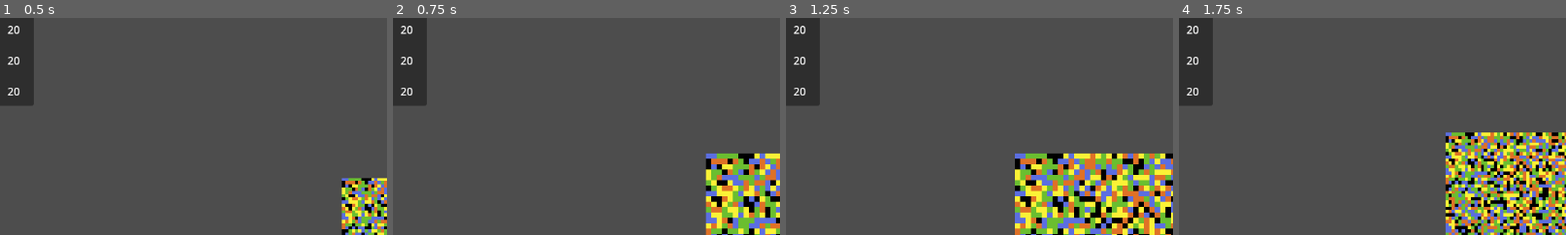
Above: before the commit, frames 1-4 (left to right).
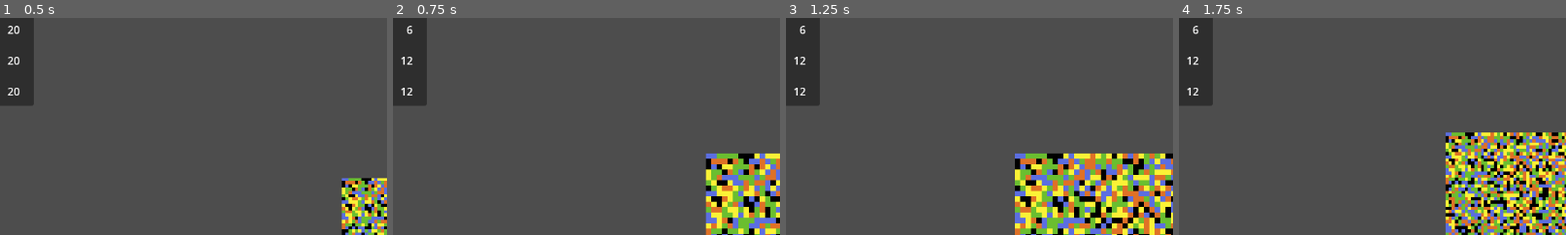
Above: after the commit, the same moments.

Repository: ThreeCoffees/cassini-hackathon
Game: Godot game, scene res://test_scenes/leon/tilemap_gen_test.tscn
Two runs of this game, one before a commit and one after it. Both use one fixed random seed, a clock stepped at 60 frames per second and the inputs below. The project has no main scene, so this scene is started directly.
Inputs (mouse positions are % of the whole screen's width and height, from its top left):
- Up to frame 1 (0.5 s): no input
- Up to frame 2 (0.75 s): tap Enter at 0.5 s; move the mouse to (72, 45) at 0.52 s; hold D (right) from 0.53 s (still down); hold Mouse wheel up (zoom_in) from 0.53 s (still down); click (72, 45) at 0.67 s
- Up to frame 3 (1.25 s): keep holding D (right); keep holding Mouse wheel up (zoom_in)
- Up to frame 4 (1.75 s): move the mouse to (30, 55) at 1.27 s; release D (right) at 1.28 s; release Mouse wheel up (zoom_in) at 1.28 s; hold S (down) from 1.28 s (still down); tap Mouse wheel down (zoom_out) at 1.35 s
The pictures show only the part of the screen within x 7-57%, y 5-55%; the shares and areas given below are measured in that part.

Frame 1 is identical in both runs. In frame 2, 0.2% of the frame differs, in the area x 2-6%, y 3-36%; in frame 3, 0.2%; in frame 4, 0.2%.

Commit message:
Display population, food and energy in the ui

Diff:
--- a/scenes/ui/city_inspector.tscn
+++ b/scenes/ui/city_inspector.tscn
@@ -5,12 +5,14 @@
 [ext_resource type="Texture2D" uid="uid://d30ok1yq322oo" path="res://assets/icons/wheat.png" id="3_nbyyj"]
 [ext_resource type="Texture2D" uid="uid://b32e3x6esqrwi" path="res://assets/icons/tree.png" id="4_wij3p"]
 
-[node name="CityInspector" type="Control" node_paths=PackedStringArray("city_label", "properties_container")]
+[node name="CityInspector" type="Control" node_paths=PackedStringArray("city_label", "population_info", "food_info", "energy_info")]
 layout_mode = 3
 anchors_preset = 0
 script = ExtResource("1_jo5e0")
 city_label = NodePath("VBoxContainer/CityHeader/MarginContainer/Label")
-properties_container = NodePath("VBoxContainer/Properties/VBoxContainer")
+population_info = NodePath("VBoxContainer/Properties/VBoxContainer/PopulationInfo")
+food_info = NodePath("VBoxContainer/Properties/VBoxContainer/FoodInfo")
+energy_info = NodePath("VBoxContainer/Properties/VBoxContainer/EnergyInfo")
 
 [node name="VBoxContainer" type="VBoxContainer" parent="."]
 layout_mode = 0
--- a/scripts/autoloads/city_manager.gd
+++ b/scripts/autoloads/city_manager.gd
@@ -26,7 +26,6 @@
 		if _city_tile_faction.get(cell_coords) == -1:
 			var faction: Faction = Faction.new()
 			_flood_fill(cell_coords, faction)
-			print(faction.id)
 			_faction_infos.append(faction)
 
 
--- a/scripts/factions/faction.gd
+++ b/scripts/factions/faction.gd
@@ -26,6 +26,9 @@
 	food_requirement = population * food_multiplier
 	energy_requirement = population * energy_multiplier
 
+func print():
+	print("Faction %d: no_city_tiles: %d, no_worked_tiles: %d, population: %d, food: %d, energy: %d" % [id , city_tiles.size() , worked_tiles.size() , population , food_requirement , energy_requirement])
+
 func _init():
 	id = faction_count
 	faction_count+=1
--- a/scripts/ui/city_inspector.gd
+++ b/scripts/ui/city_inspector.gd
@@ -14,4 +14,9 @@
 
 	var faction_info: Faction = CityManager.get_faction(faction_id)
 
-	print(faction_info)
+	if debug:
+		faction_info.print()
+
+	population_info.set_label(str(faction_info.population))
+	food_info.set_label(str(faction_info.food_requirement))
+	energy_info.set_label(str(faction_info.energy_requirement))
--- a/test_scenes/leon/tilemap_gen_test.tscn
+++ b/test_scenes/leon/tilemap_gen_test.tscn
@@ -18,7 +18,6 @@
 [node name="SelectionLayer" type="TileMapLayer" parent="Tilemap"]
 tile_set = ExtResource("2_fifh3")
 script = ExtResource("3_g6a3i")
-debug = true
 
 [node name="TerrainGenerator" type="Node" parent="Tilemap" node_paths=PackedStringArray("terrain_tilemap_layer")]
 script = ExtResource("2_ein4j")
@@ -34,7 +33,6 @@
 [node name="GUI" type="CanvasLayer" parent="."]
 
 [node name="CityInspector" parent="GUI" instance=ExtResource("5_pmoas")]
-debug = true
 
+[connection signal="faction_picked" from="Tilemap/TilePicker" to="Tilemap/SelectionLayer" method="_on_faction_picked"]
 [connection signal="faction_picked" from="Tilemap/TilePicker" to="GUI/CityInspector" method="_on_faction_picked"]
-[connection signal="faction_picked" from="Tilemap/TilePicker" to="Tilemap/SelectionLayer" method="_on_faction_picked"]
